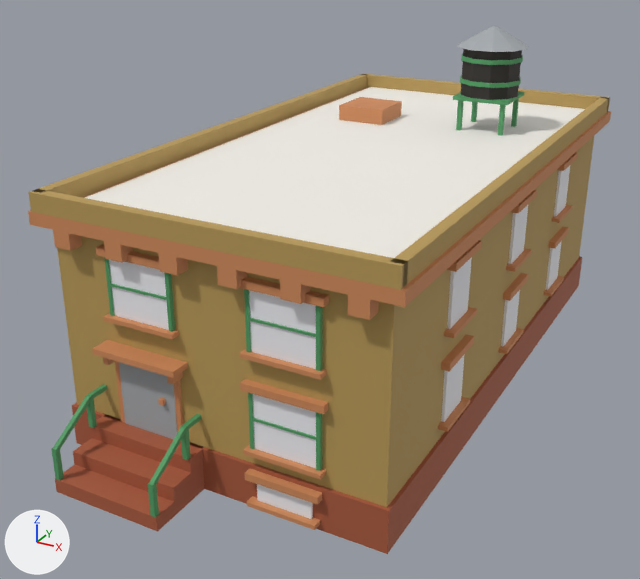
Two versions of the Blender file assets/managed-models/buildings/house-1x2-2f-brownstone-a/house-1x2-2f-brownstone-a.blend, one commit apart.
Both versions are drawn from a 50 mm lens placed at (1.115, -2.301, 1.369), pointed at (-0.068, -0.151, 0.294). The lights are fixed; the arrows at lower left show +X, +Y and +Z. The picture after the commit comes second.

The older version as bpy lines, for what is in view:
```python
me_house_1x2_2f_brownstone_a = bpy.data.meshes.new('house-1x2-2f-brownstone-a')
me_house_1x2_2f_brownstone_a.from_pydata(...)  # 1040 vertices, 768 faces; spans x -0.5..0.5, y -1.0..0.98, z 0.0..1.0
me_house_1x2_2f_brownstone_a.materials.append(mat_m_house_1x2_2f_brownstone_a)
ob_house_1x2_2f_brownstone_a = bpy.data.objects.new('house-1x2-2f-brownstone-a', me_house_1x2_2f_brownstone_a)
ob_house_1x2_2f_brownstone_a.location = (0.0, 0.0, 0.0)
```
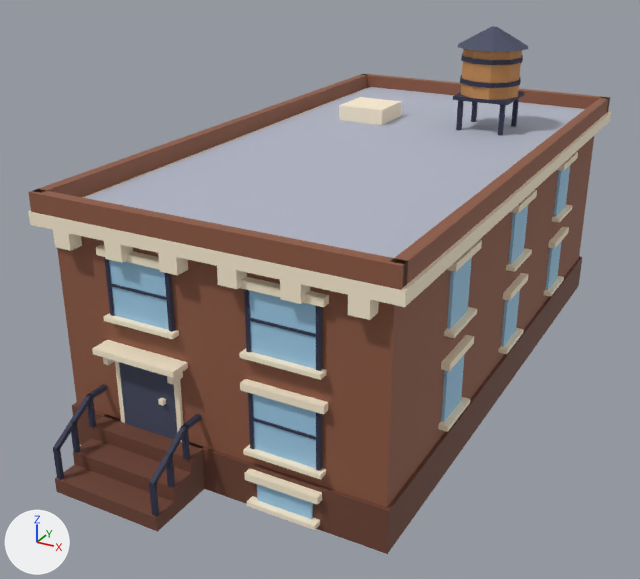
Pixel boxes (x1, y1, x2, y2) of what changed, in the pictures (640 x 579 px; the box of a moved part takes in the faces that stretch with it):
part 1 of me_house_1x2_2f_brownstone_a, added
    after: (70, 421, 80, 453)
part 2 of me_house_1x2_2f_brownstone_a, added
    after: (165, 454, 175, 488)
part 3 of me_house_1x2_2f_brownstone_a, moved or reshaped
    before: (51, 386, 107, 480)
    after: (53, 386, 107, 480)
part 4 of me_house_1x2_2f_brownstone_a, moved or reshaped
    before: (148, 415, 201, 517)
    after: (149, 415, 201, 516)
part 5 of me_house_1x2_2f_brownstone_a, surface changed
    both: (28, 26, 611, 554)

The edits, one by one:
me_house_1x2_2f_brownstone_a is used by ob_house_1x2_2f_brownstone_a; location (0.0, 0.0, 0.0).
me_house_1x2_2f_brownstone_a had 1040 vertices, 768 faces and spanned x -0.5..0.5, y -1.0..0.98, z 0.0..1.0.
me_house_1x2_2f_brownstone_a now has 1056 vertices, 780 faces and spans x -0.5..0.5, y -1.0..0.98, z 0.0..1.0.
me_house_1x2_2f_brownstone_a part 1: a new loose piece, a box spanning x -0.356..-0.344, y -0.931..-0.919, z 0.08..0.172, in mat_m_house_1x2_2f_brownstone_a.
me_house_1x2_2f_brownstone_a part 2: a new loose piece, a box spanning x -0.056..-0.044, y -0.931..-0.919, z 0.08..0.172, in mat_m_house_1x2_2f_brownstone_a.
Part 3, on me_house_1x2_2f_brownstone_a:
18 faces are deleted.
18 new faces join them.
Part 4, on me_house_1x2_2f_brownstone_a:
2 vertices are removed from x -0.06..-0.04, y -0.99, z 0.13.
19 faces are deleted.
2 vertices are added at (-0.04, -0.98, 0.13), (-0.06, -0.98, 0.13).
19 new faces join them.
me_house_1x2_2f_brownstone_a part 5: 731 kept faces spanning x -0.5..0.5, y -1.0..0.98, z 0.0..1.0 get new texture (UV) coordinates.
